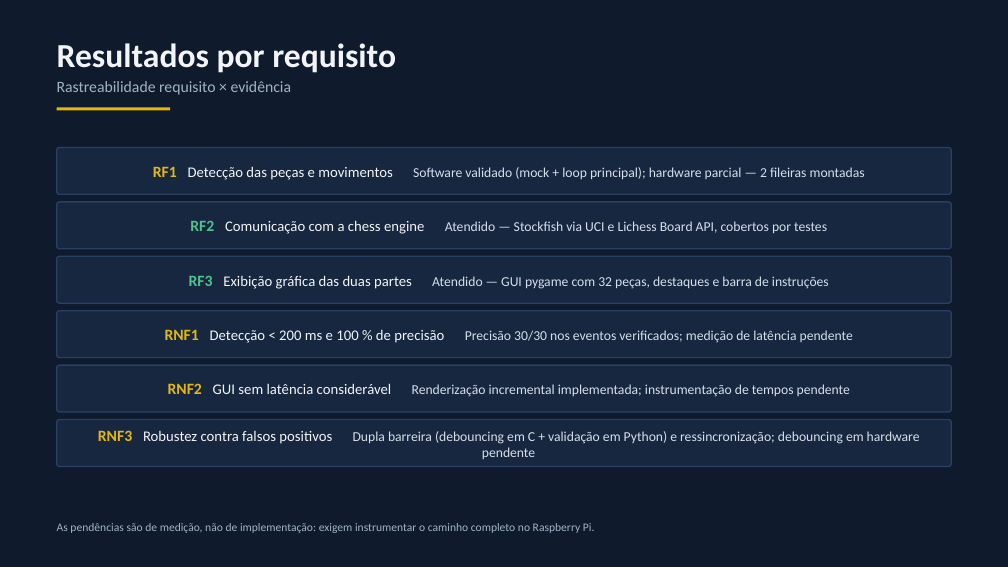
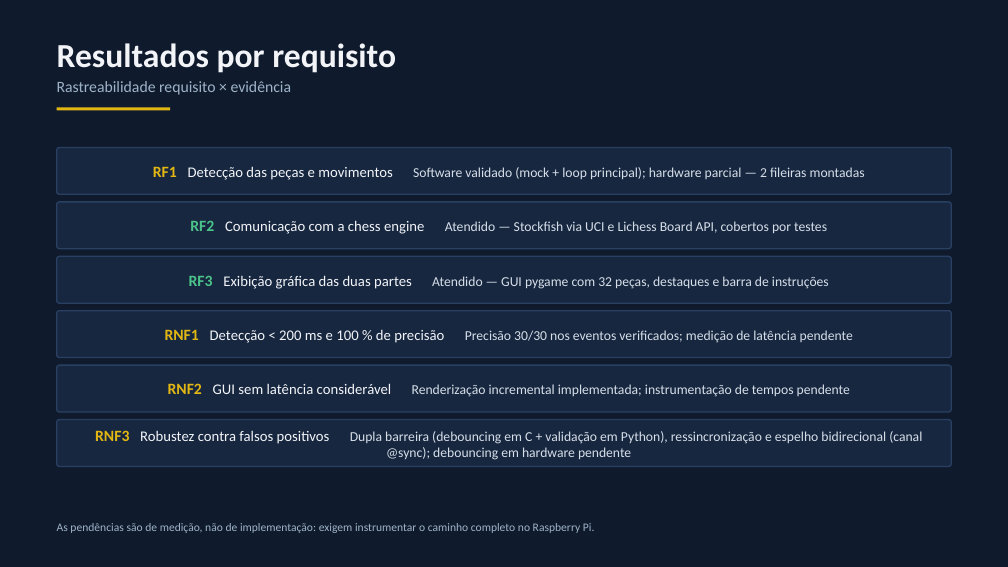
Before and after one commit to Betoh-20/PCS3732-Prockfish, a slide deck: slide 14 of docs/Apresentacao-Final.pptx (slide 13 before the commit). Drawn at 1008x567 pixels with LibreOffice and Linux fonts; fonts in the diff are those of the drawing. Boxes give left, top, right and bottom in pixels: in the first picture for what was removed or moved away, otherwise in the second. Text is boxed around its words. In the diff, an @@ line names an element or a change of style, - is before the commit and + after.

Commit message:
Apresentação: slide da retirada automática de peça capturada
- Novo slide s11 (captura automática): problema, solução (@sync) e
  pontos de sincronização
- s07 (IPC): bloco mono do canal de volta @sync|... e menção no cartão
  do teclado
- s13 (testes): 5 suítes (inclui test_keypad_capture.py), evidências
  atualizadas
- s14 (rastreabilidade): RNF3 cita espelho bidirecional
- s15 (dificuldades): divergência resolvida com canal @sync
- s16 (considerações finais): menciona o fechamento do atrito de
  usabilidade do teclado
- 17 slides (antes 16)

```diff
--- a/docs/Apresentacao-Final.pptx
+++ b/docs/Apresentacao-Final.pptx
@@ text in rounded rectangle at (x1=95, y1=430, x2=922, y2=460): text changed @@
-RNF3 Robustez contra falsos positivos Dupla barreira (debouncing em C + validação em Python) e ressincronização; debouncing em hardware pendente
+RNF3 Robustez contra falsos positivos Dupla barreira (debouncing em C + validação em Python), ressincronização e espelho bidirecional (canal @sync); debouncing em hardware pendente
```
Also in this commit, not shown: 4 other slides changed, 1 slide added, 1 other file.
